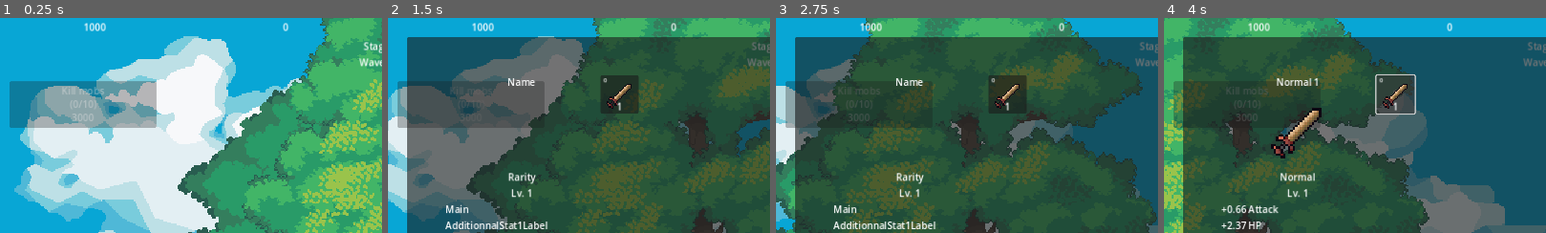
Above: before the commit, frames 1-4 (left to right).
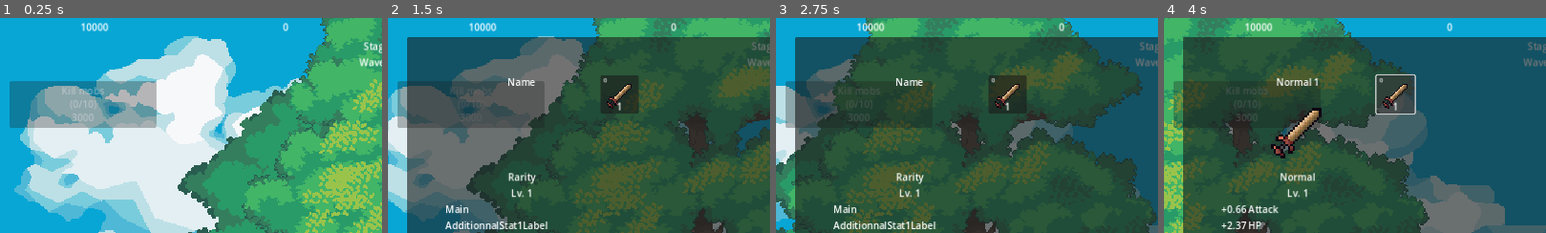
Above: after the commit, the same moments.

Repository: LSDAF/lsdaf_client
Game: Godot game, scene res://elements/main/main.tscn
The game is run twice, just before and just after one commit, with the same random seed, the same clock (stepped at 60 frames per second) and the same inputs.
Inputs:
- Up to frame 1 (0.25 s): no input
- Up to frame 2 (1.5 s): click "Inventory" at 0.5 s; click "Give a random item" at 1.25 s
- Up to frame 3 (2.75 s): click "Characteristics" at 2 s
- Up to frame 4 (4 s): click "Level Up" at 2.75 s; click "1" at 3.5 s
The pictures show only the part of the screen within x 0-50%, y 0-50%; the shares and areas given below are measured in that part.

The runs differ from the first frame. In frame 1, 0.2% of the frame differs, in the area x 21-29%, y 2-7%; in frame 2, 0.2%; in frame 3, 0.2%; in frame 4, 0.2%.
Error in both runs: Invalid access to property or key 'level' on a base object of type 'Nil'. (res://elements/hud/inventory_menu/item_details_menu/item_details_menu.gd:87)

Commit message:
feat: add base for loot

Diff:
--- a/autoload/data/currencies.gd
+++ b/autoload/data/currencies.gd
@@ -6,4 +6,4 @@
 
 # DEFAULT FOR DEV
 func _ready() -> void:
-	gold.update_value(1000)
+	gold.update_value(10000)
--- a/autoload/services/items/items_service.gd
+++ b/autoload/services/items/items_service.gd
@@ -36,11 +36,6 @@
 	var item_rarity: ItemRarity.ItemRarity = ItemRarity.ItemRarity.values().pick_random()
 
 	return create_item(item_type, item_rarity)
-
-
-func loot_random_item() -> void:
-	var new_item := create_random_item()
-	Inventory.items.push_back(new_item)
 
 
 func _get_additionnal_stats(item_stats_pool: ItemStatsPool) -> Array[ItemStat]:
--- /dev/null
+++ b/autoload/services/loot/loot.gd
@@ -0,0 +1,32 @@
+extends Node
+
+func loot_random_item() -> void:
+	var new_item := ItemsService.create_random_item()
+	Inventory.items.push_back(new_item)
+
+func try_loot_item() -> void:
+	var difficulty := Difficulty.get_current_difficulty()
+	var rarity := _get_rarity_for_difficulty(difficulty)
+	var type := _get_type_for_difficulty(difficulty)
+	var drop_rate := _get_drop_rate_for_difficulty(difficulty)
+
+	print("Difficulty: {0} | Rarity: {1} | Drop Rate: {2}".format([difficulty, rarity, drop_rate]))
+
+	var roll := randf()
+	if (roll > drop_rate):
+		print("FAILED - Rate: {0} | Rolled: {1}".format([drop_rate, roll]))
+		return
+
+	print("LOOT ! - Rate: {0} | Rolled: {1}".format([drop_rate, roll]))
+	var new_item := ItemsService.create_item(type, rarity)
+	Inventory.items.push_back(new_item)
+
+
+func _get_rarity_for_difficulty(difficulty: int) -> ItemRarity.ItemRarity:
+	return ItemRarity.ItemRarity.values().pick_random()
+
+func _get_type_for_difficulty(difficulty: int) -> ItemType.ItemType:
+	return ItemType.ItemType.values().pick_random()
+
+func _get_drop_rate_for_difficulty(difficulty: int) -> float:
+	return 1.0 / difficulty
--- a/elements/hud/inventory_menu/inventory_menu.gd
+++ b/elements/hud/inventory_menu/inventory_menu.gd
@@ -19,7 +19,7 @@
 
 
 func _on_give_random_button_pressed() -> void:
-	ItemsService.loot_random_item()
+	Loot.loot_random_item()
 	update_inventory()
 
 
@@ -39,6 +39,7 @@
 
 		inventory_items.push_back(new_item_scene)
 
+	print(inventory_items)
 	return inventory_items
 
 
--- a/elements/mobs/mob/mob.gd
+++ b/elements/mobs/mob/mob.gd
@@ -54,3 +54,4 @@
 	if health <= 0:
 		Currencies.gold.update_value(gold_value)
 		mob_death.emit(self)
+		Loot.try_loot_item()
--- a/project.godot
+++ b/project.godot
@@ -24,6 +24,7 @@
 CurrentQuest="*res://autoload/data/quests/current_quest.tscn"
 ItemsService="*res://autoload/services/items/items_service.tscn"
 Inventory="*res://autoload/data/inventory/inventory.gd"
+Loot="*res://autoload/services/loot/loot.gd"
 
 [debug]
 
